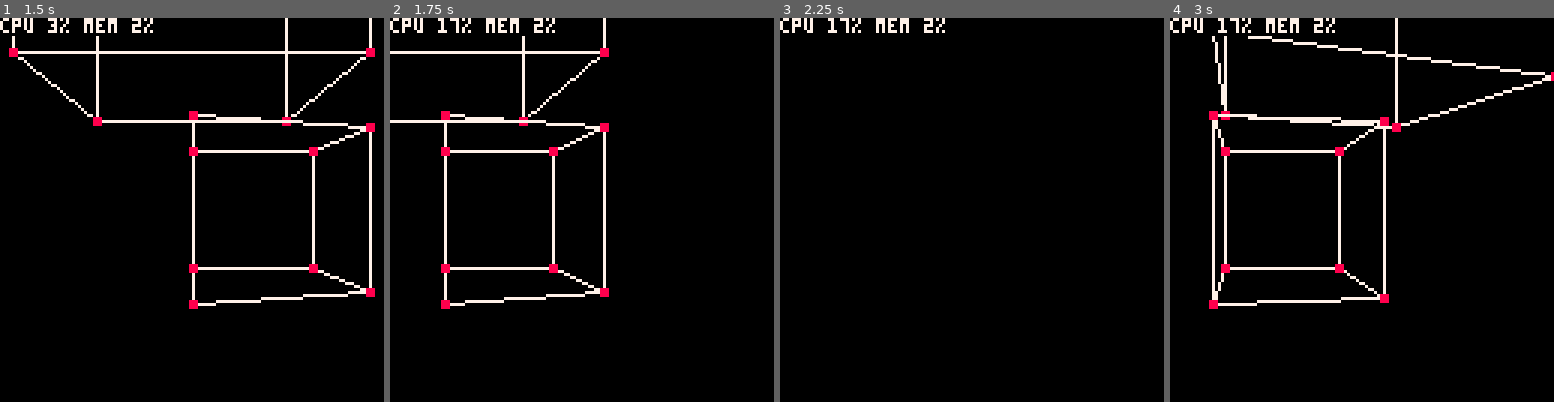
Above: before the commit, frames 1-4 (left to right).
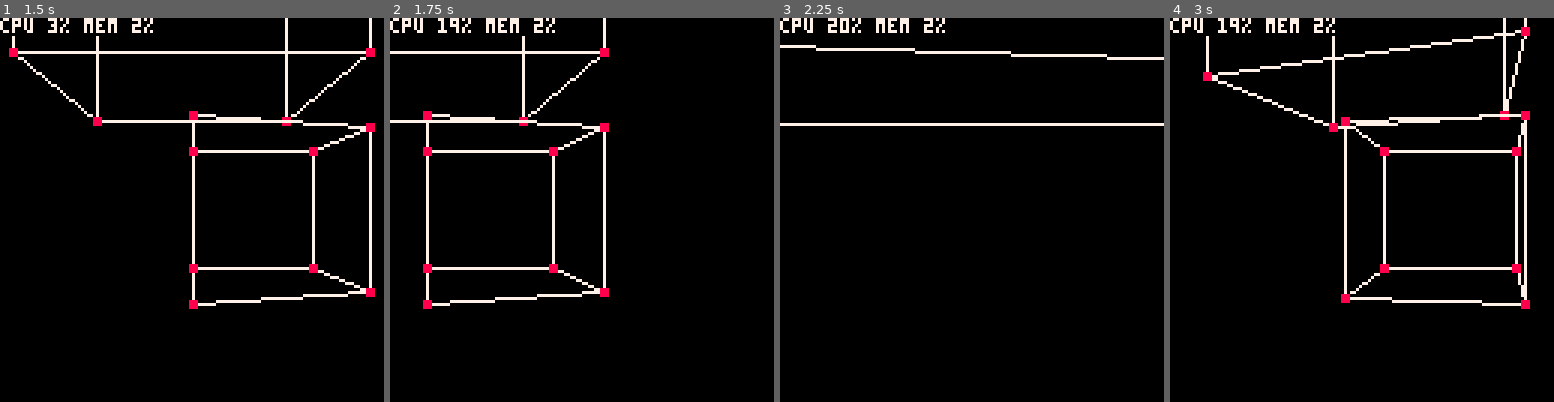
Above: after the commit, the same moments.

Repository: Cuttleshock/PICO-8-recipes
Game: PICO-8 cartridge 3d_no_oo.p8
Two runs of this game, one before a commit and one after it. Both use one fixed random seed, a clock stepped at 60 frames per second and the inputs below.
Inputs:
- Up to frame 1 (1.5 s): tap X (X key) at 0.33, 1.07 s
- Up to frame 2 (1.75 s): hold Right from 1.6 s (still down)
- Up to frame 3 (2.25 s): tap X (X key) at 1.85 s; release Right at 2.1 s; hold Up from 2.15 s (still down)
- Up to frame 4 (3 s): release Up at 2.42 s; hold Right from 2.47 s (still down); tap X (X key) at 2.97 s

Frame 1 is identical in both runs. In frame 2, 1.5% of the frame differs, in the area x 8-51%, y 0-76%; in frame 3, 1.6%; in frame 4, 8.2%, in the area x 8-100%, y 0-76%.

Commit message:
Fix get_phi()

Diff:
--- a/3d_no_oo.p8
+++ b/3d_no_oo.p8
@@ -137,7 +137,8 @@
 function get_phi(v)
 	-- we should serialise cos,sin(pov.phi)
 	local x=(v[1]-pov[1])*cos(pov.phi)-(v[2]-pov[2])*sin(pov.phi)
-	return atan(x/(v[2]-pov[2]))
+	local y=(v[2]-pov[2])*cos(pov.phi)+(v[1]-pov[1])*sin(pov.phi)
+	return atan(x/y)
 end
 
 function get_theta(v)
